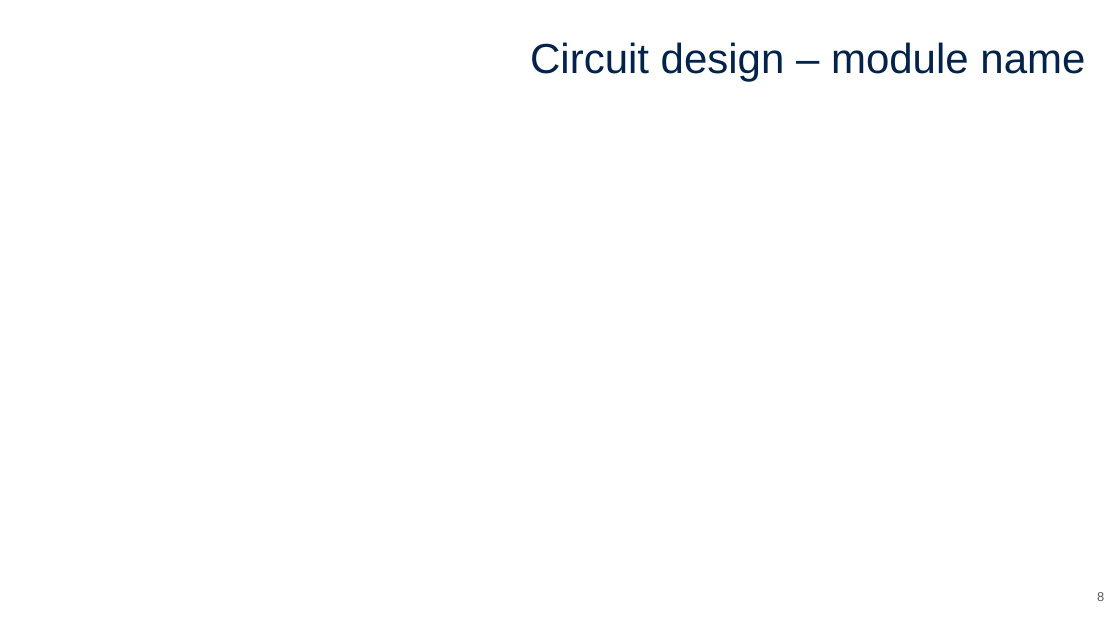
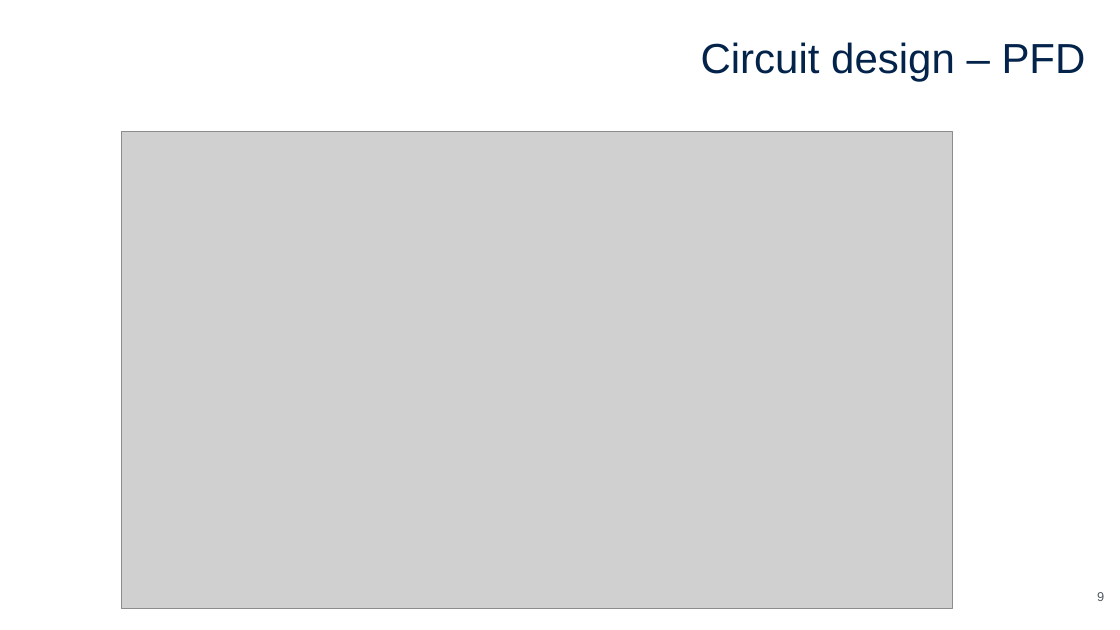
Before and after one commit to yutaka-kotani-stj/2026_sscs_gf180, a slide deck: slide 9 of proposal/proposal.pptx (slide 8 before the commit). Drawn at 1120x630 pixels with LibreOffice and Linux fonts; fonts in the diff are those of the drawing; grey boxes stand for pictures. Boxes give left, top, right and bottom in pixels: in the first picture for what was removed or moved away, otherwise in the second. Text is boxed around its words. In the diff, an @@ line names an element or a change of style, - is before the commit and + after.

```diff
--- a/proposal/proposal.pptx
+++ b/proposal/proposal.pptx
@@ title at box(701, 42, 1086, 82): text changed @@
-Circuit design – module name
+Circuit design – PFD
@@ picture added at box(122, 132, 953, 608) @@
```
Also in this commit, not shown: 7 other slides changed, 3 slides added, 1 slide removed.
